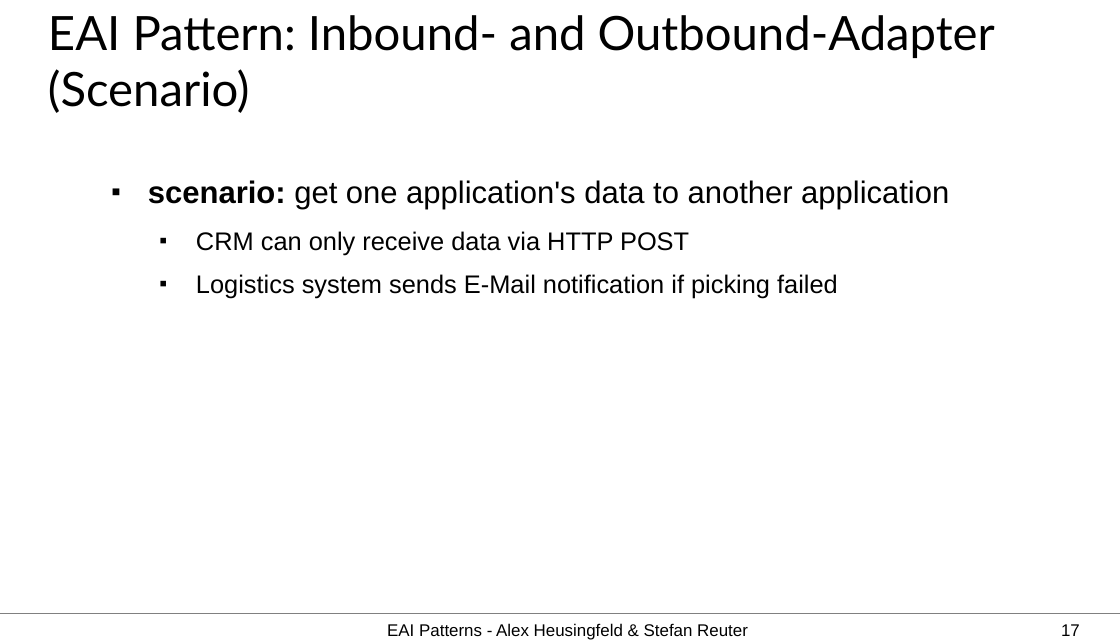
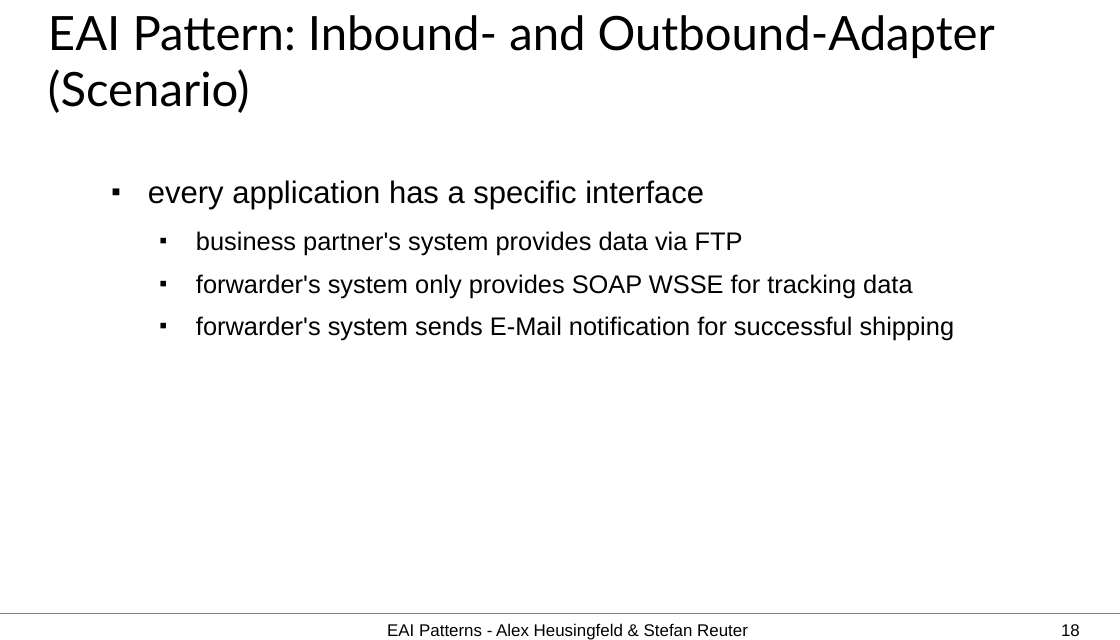
Before and after one commit to aheusingfeld/javaone2012, a slide deck: slide 18 of slides/eai-slides.odp (slide 17 before the commit). Drawn at 1120x640 pixels with LibreOffice and Linux fonts; fonts in the diff are those of the drawing. Boxes give left, top, right and bottom in pixels: in the first picture for what was removed or moved away, otherwise in the second. Text is boxed around its words. In the diff, an @@ line names an element or a change of style, - is before the commit and + after.

```diff
--- a/slides/eai-slides.odp
+++ b/slides/eai-slides.odp
@@ text removed at <box>148,180,949,298</box> @@
-■ scenario: get one application's data to another application
-  ■ CRM can only receive data via HTTP POST
-  ■ Logistics system sends E-Mail notification if picking failed
@@ text added at <box>148,180,955,341</box>, 18 pt, text #000000 @@
+■ every application has a specific interface
+  ■ business partner's system provides data via FTP
+  ■ forwarder's system only provides SOAP WSSE for tracking data
+  ■ forwarder's system sends E-Mail notification for successful shipping
@@ page number at <box>1061,624,1080,636</box>: text changed @@
-17
+18
```
Also in this commit, not shown: 21 other slides changed, 3 slides added, 1 slide removed, 1 other file.
